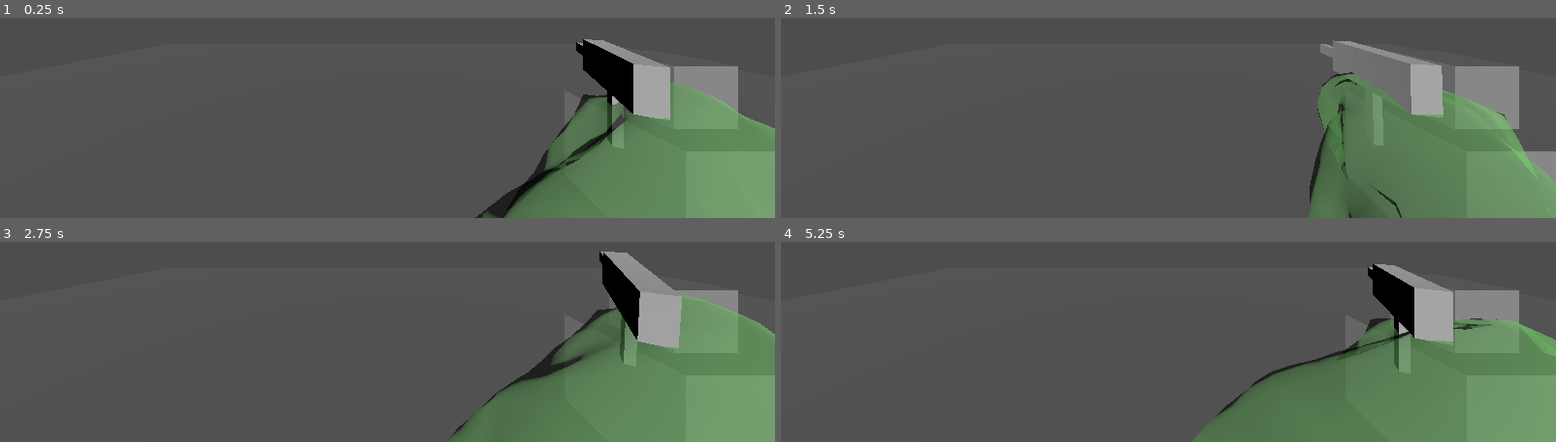
Above: before the commit, frames 1-4 (two rows, left to right).
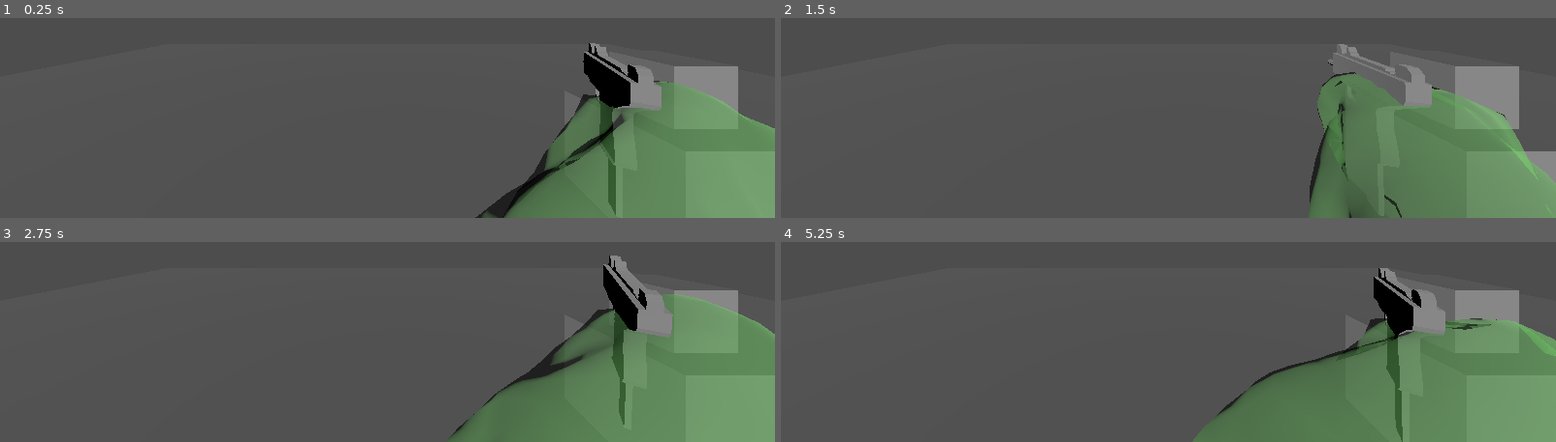
Above: after the commit, the same moments.

Repository: WNPendleton/Oozi
Game: Godot game, scene res://scenes/sandbox.tscn
Same seed, same stepped clock (60 frames per second), same inputs: the game is played once before the commit and once after it.
Inputs (mouse positions are in pixels of both pictures, inside the frame that each line leads up to):
- Up to frame 1 (0.25 s): no input
- Up to frame 2 (1.5 s): move the mouse to (outside the picture) at 0.52 s; move the mouse to (1013, 22) at 1.27 s
- Up to frame 3 (2.75 s): move the mouse to (outside the picture) at 2.02 s
- Up to frame 4 (5.25 s): move the mouse to (1129, 312) at 2.77 s; move the mouse to (1401, 290) at 3.52 s; move the mouse to (outside the picture) at 4.27 s; move the mouse to (outside the picture) at 5.02 s

The runs differ from the first frame. In frame 1, 2.8% of the frame differs, in the area x 74-87%, y 10-99%; in frame 2, 2.0%; in frame 3, 2.9%, in the area x 77-88%, y 4-92%; in frame 4, 2.7%.

Commit message:
New Uzi Model

Diff:
--- a/scenes/sandbox.tscn
+++ b/scenes/sandbox.tscn
@@ -44,7 +44,7 @@
 transform = Transform3D(1, 0, 0, 0, 1, 0, 0, 0, 1, 0.7, 0, -0.56492)
 
 [node name="Uzi" type="MeshInstance3D" parent="3DWorld/Player/ArmAnchor"]
-transform = Transform3D(-2.98023e-08, 0, -1, 0, 1, 0, 1, 0, -2.98023e-08, 0, 0, -0.25)
+transform = Transform3D(-2.98023e-08, 0, -1, 0, 1, 0, 1, 0, -2.98023e-08, 0, -0.0460963, -0.25)
 mesh = ExtResource("3_22wcl")
 
 [node name="Line Markers" type="Node3D" parent="3DWorld/Player/ArmAnchor"]
Not shown, added: external-resources/blender/skeleton.blend.import
Not shown, added: external-resources/gimp/skeleton_reference.png.import
Not shown, changed: models/uzi.mtl
Not shown, changed: models/uzi.obj
Not shown, changed: external-resources/blender/uzi.blend
Not shown, changed: external-resources/blender/uzi.blend1
